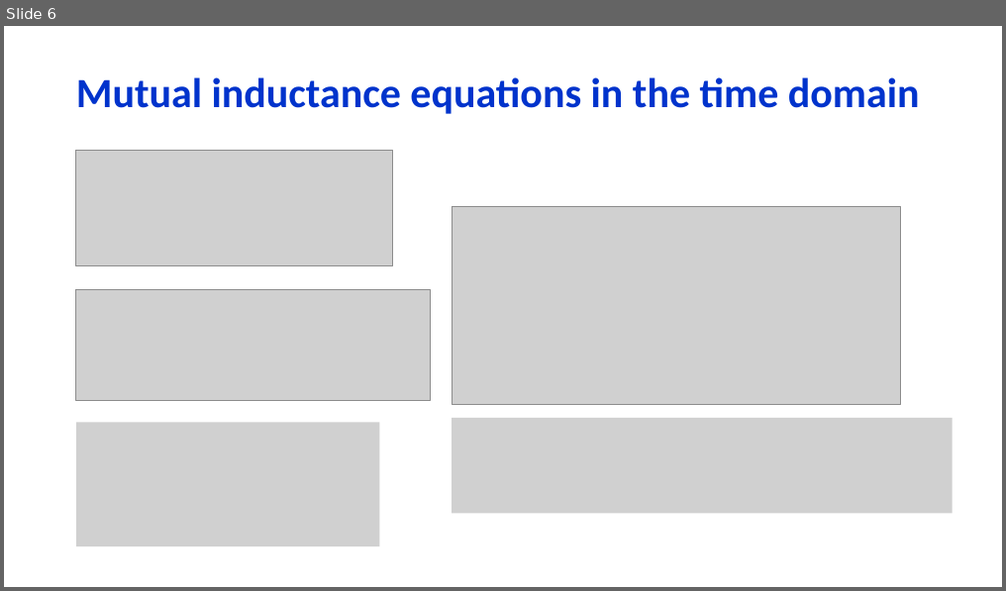
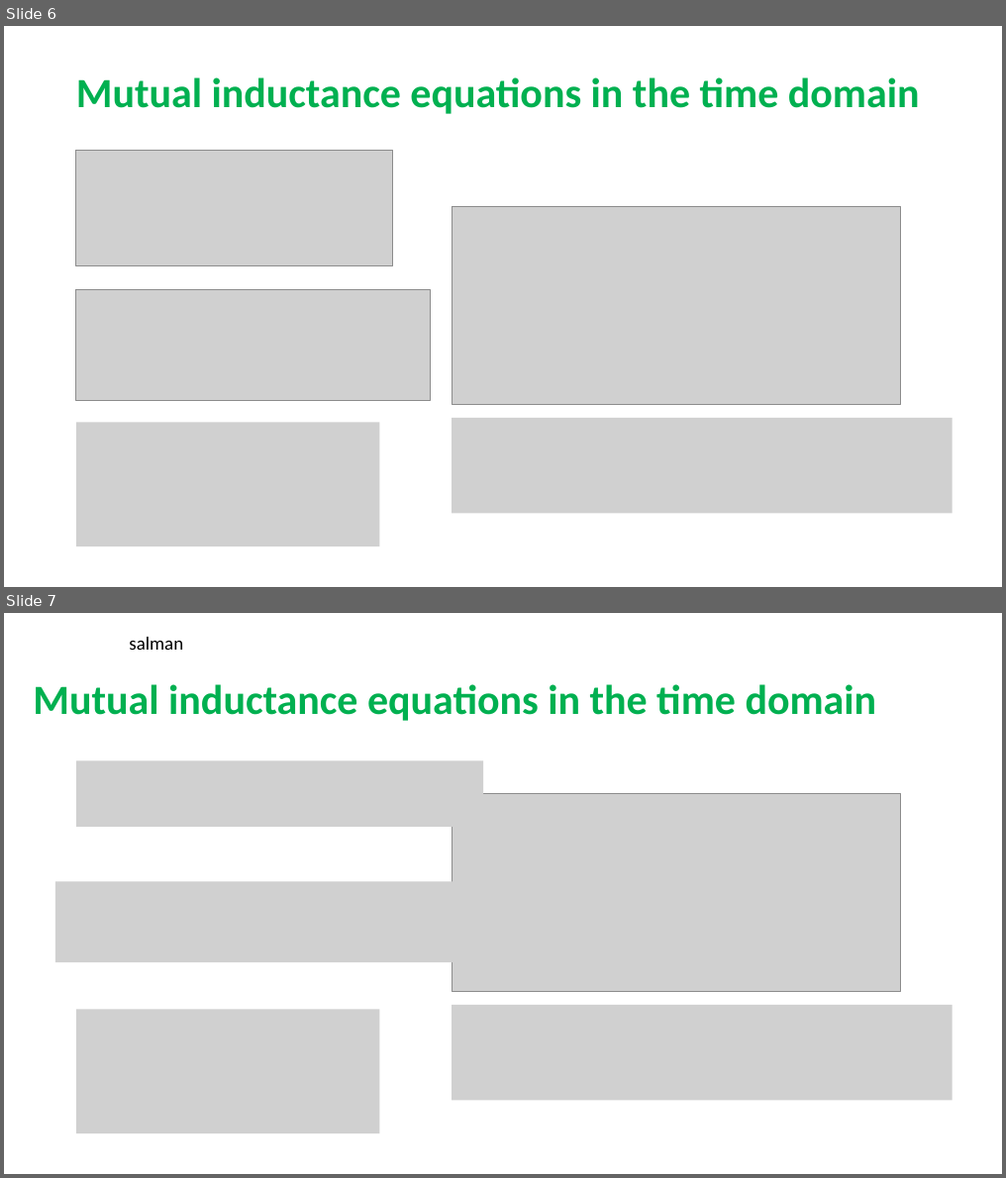
Before and after one commit to salmanrazzaq1993/AUM-WORK, a slide deck: PP WORK/Instructor Version/Week 12/Week 12 Lecture 2 -Mutual inductance.pptx. Shown one above the other, each under a label of ours: slide 6 before the commit, slides 6 and 7 after it. The pictures are 1006x591 and 1006x1178 pixels, drawn with LibreOffice and Linux fonts; fonts in the diff are those of the drawing; grey boxes stand for pictures; background and template pictures are left out. Boxes give left, top, right and bottom in pixels: in the first picture for what was removed or moved away, otherwise in the second. Text is boxed around its words. In the diff, an @@ line names an element or a change of style, - is before the commit and + after.

```diff
--- a/PP WORK/Instructor Version/Week 12/Week 12 Lecture 2 -Mutual inductance.pptx
+++ b/PP WORK/Instructor Version/Week 12/Week 12 Lecture 2 -Mutual inductance.pptx
@@ slide 7 added at [4,613,1002,1174], background picture (left out) @@
@@ text added at [129,637,183,650], 18 pt, text #000000 @@
+salman
@@ title added at [33,684,877,721], 40 pt, text #00B050, bold @@
+Mutual inductance equations in the time domain
@@ picture added at [76,761,483,827] @@
@@ picture added at [451,794,901,992] @@
@@ picture added at [55,881,463,962] @@
@@ picture added at [76,1010,379,1134] @@
@@ picture added at [451,1005,952,1101] @@
@@ slide 6 changed as well @@
@@ title "Mutual inductance equations in the ..." at [76,77,920,114]: text colour #0033CC to #00B050 @@
```
Also in this commit, not shown: 17 other slides changed, 7 other slides added.
